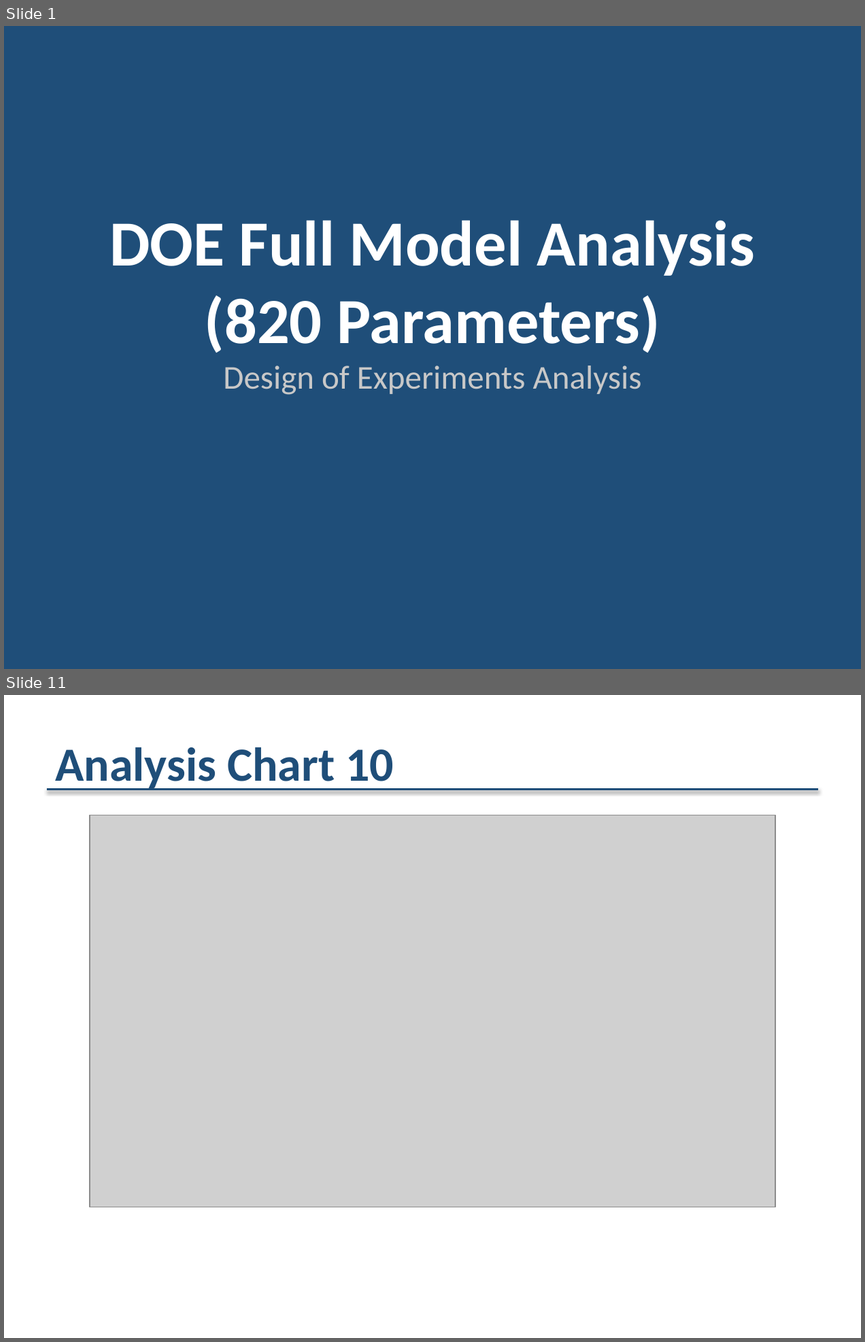
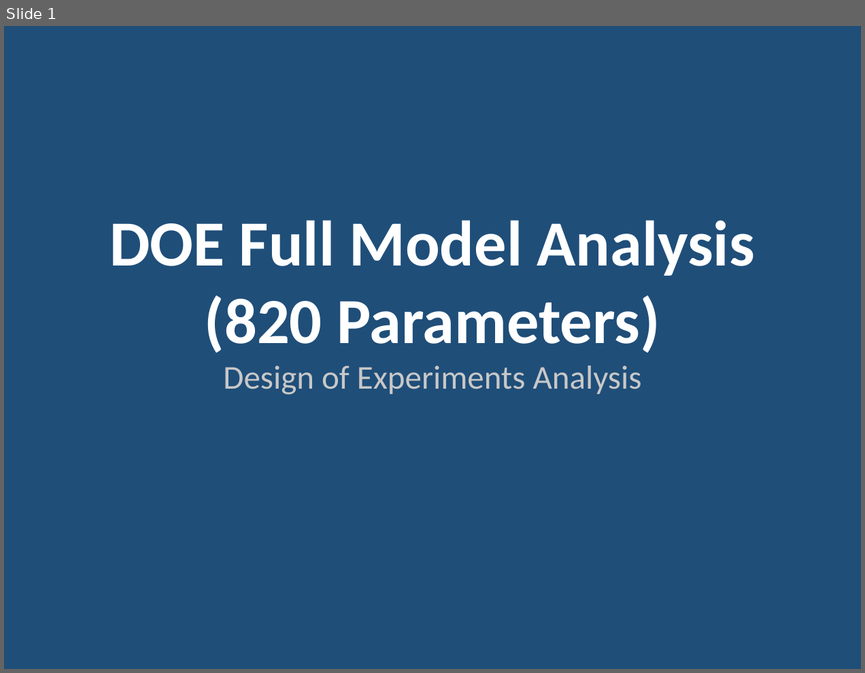
Before and after one commit to VictorBlakeG/doe, a slide deck: outputs/doe_analysis_report.pptx. Shown one above the other, each under a label of ours: slides 1 and 11 before the commit, slide 1 after it; the slides between them are not shown. The pictures are 865x1342 and 865x673 pixels, drawn with LibreOffice and Linux fonts; fonts in the diff are those of the drawing; grey boxes stand for pictures. Boxes give left, top, right and bottom in pixels: in the first picture for what was removed or moved away, otherwise in the second. Text is boxed around its words. In the diff, an @@ line names an element or a change of style, - is before the commit and + after.

```diff
--- a/outputs/doe_analysis_report.pptx
+++ b/outputs/doe_analysis_report.pptx
@@ slide 11 removed at [4, 695, 861, 1338], background #FFFFFF @@
@@ text removed at [55, 747, 394, 792] @@
-Analysis Chart 10
@@ line removed from (47, 790) to (818, 790) @@
@@ picture removed at [90, 815, 775, 1206] @@
```
Also in this commit, not shown: 2 slides changed, 54 slides added, 21 other slides removed, 4 other files.
